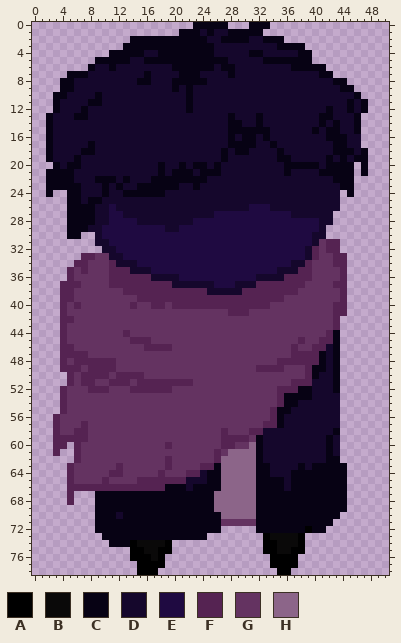
One commit to this sprite sheet: Sprites/Character/squash and stretch/sprite_1.png. The picture above is the old version.
The file is 51x79 pixels. Colours within 5 levels of each other are drawn and written as one.
Palette (. is transparent): A #000000  B #0a0909  C #070214  D #15072c  E #1f0a41  F #552352  G #643361  H #8c6589
The same view after the edit:
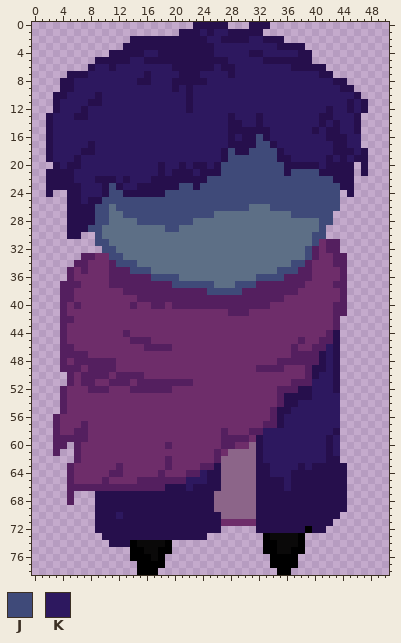
Colours new in this view: J #3f4a79  K #2d185f
From old to new:
colour C: #070214 -> #260f4c
colour E: #1f0a41 -> #5d6f86
colour F: #552352 -> #541f5f
colour G: #643361 -> #6e2d6a
y 1: x 24 D -> K; x 26..27 DD -> KK
y 2: x 25..26 DD -> KK; x 31..32 DD -> KK
y 3: x 26..34 DDDDDDDDD -> KKKKKKKKK
y 4: x 16..17 DD -> KK; x 26..30 DDDDD -> KKKKK; x 33..37 DDDDD -> KKKKK
y 5: x 14..15 DD -> KK; x 28..32 DDDDD -> KKKKK
y 6: x 9..10 DD -> KK; x 12..19 DDDDDDDD -> KKKKKKKK; x 26 D -> K; x 29..36 DDDDDDDD -> KKKKKKKK
y 7: x 8..15 DDDDDDDD -> KKKKKKKK; x 17..20 DDDD -> KKKK; x 24..27 DDDD -> KKKK; x 29..40 DDDDDDDDDDDD -> KKKKKKKKKKKK
y 8: x 6..14 DDDDDDDDD -> KKKKKKKKK; x 17..19 DDD -> KKK; x 25..42 DDDDDDDDDDDDDDDDDD -> KKKKKKKKKKKKKKKKKK
y 9: x 6..19 DDDDDDDDDDDDDD -> KKKKKKKKKKKKKK; x 21 D -> K; x 23..43 DDDDDDDDDDDDDDDDDDDDD -> KKKKKKKKKKKKKKKKKKKKK
y 10: x 5..8 DDDD -> KKKK; x 10..21 DDDDDDDDDDDD -> KKKKKKKKKKKK; x 23..45 DDDDDDDDDDDDDDDDDDDDDDD -> KKKKKKKKKKKKKKKKKKKKKKK
y 11: x 4..7 DDDD -> KKKK; x 10..21 DDDDDDDDDDDD -> KKKKKKKKKKKK; x 23..44 DDDDDDDDDDDDDDDDDDDDDD -> KKKKKKKKKKKKKKKKKKKKKK; x 46 D -> K
y 12: x 4..6 DDD -> KKK; x 8..21 DDDDDDDDDDDDDD -> KKKKKKKKKKKKKK; x 23..41 DDDDDDDDDDDDDDDDDDD -> KKKKKKKKKKKKKKKKKKK; x 43..44 DD -> KK; x 46 D -> K
y 13: x 3..5 DDD -> KKK; x 8..27 DDDDDDDDDDDDDDDDDDDD -> KKKKKKKKKKKKKKKKKKKK; x 29..31 DDD -> KKK; x 33..40 DDDDDDDD -> KKKKKKKK; x 43..45 DDD -> KKK
y 14: x 3..27 DDDDDDDDDDDDDDDDDDDDDDDDD -> KKKKKKKKKKKKKKKKKKKKKKKKK; x 30..31 DD -> KK; x 33..40 DDDDDDDD -> KKKKKKKK; x 42 D -> K; x 44..45 DD -> KK
y 15: x 3..27 DDDDDDDDDDDDDDDDDDDDDDDDD -> KKKKKKKKKKKKKKKKKKKKKKKKK; x 34..39 DDDDDD -> KKKKKK; x 41 D -> K; x 44..45 DD -> KK
y 16: x 3..27 DDDDDDDDDDDDDDDDDDDDDDDDD -> KKKKKKKKKKKKKKKKKKKKKKKKK; x 29 D -> K; x 32 D -> J; x 34..41 DDDDDDDD -> KKKKKKKK; x 45..46 DD -> KK
y 17: x 3..7 DDDDD -> KKKKK; x 9..27 DDDDDDDDDDDDDDDDDDD -> KKKKKKKKKKKKKKKKKKK; x 32..33 DD -> JJ; x 35..42 DDDDDDDD -> KKKKKKKK; x 45..46 DD -> KK
y 18: x 3..6 DDDD -> KKKK; x 9..26 DDDDDDDDDDDDDDDDDD -> KKKKKKKKKKKKKKKKKK; x 28 D -> J; x 31..34 DDDD -> JJJJ; x 36..42 DDDDDDD -> KKKKKKK; x 46 D -> K
y 19: x 3..5 DDD -> KKK; x 7..26 DDDDDDDDDDDDDDDDDDDD -> KKKKKKKKKKKKKKKKKKKK; x 28..34 DDDDDDD -> JJJJJJJ; x 37..41 DDDDD -> KKKKK; x 43 D -> K; x 45 D -> K
y 20: x 4 D -> K; x 7..17 DDDDDDDDDDD -> KKKKKKKKKKK; x 19..20 DD -> KK; x 22 D -> K; x 25 D -> K; x 27..35 DDDDDDDDD -> JJJJJJJJJ; x 41 D -> K
y 21: x 6..17 DDDDDDDDDDDD -> KKKKKKKKKKKK; x 19 D -> K; x 23 D -> K; x 27..35 DDDDDDDDD -> JJJJJJJJJ; x 37..40 DDDD -> JJJJ
y 22: x 6..8 DDD -> KKK; x 12 D -> K; x 14..16 DDD -> KKK; x 25..42 DDDDDDDDDDDDDDDDDD -> JJJJJJJJJJJJJJJJJJ
y 23: x 7..9 DDD -> KKK; x 11 D -> J; x 13..14 DD -> KK; x 21..22 DD -> JJ; x 24..43 DDDDDDDDDDDDDDDDDDDD -> JJJJJJJJJJJJJJJJJJJJ
y 24: x 7..9 DDD -> KKK; x 11..12 DD -> JJ; x 19..43 DDDDDDDDDDDDDDDDDDDDDDDDD -> JJJJJJJJJJJJJJJJJJJJJJJJJ
y 25: x 7 D -> K; x 10..43 DDDDDDDDDDDDDDDDDDDDDDDDDDDDDDDDDD -> JJJJJJJJJJJJJJJJJJJJJJJJJJJJJJJJJJ
y 26: x 9..10 DD -> JJ; x 12..30 DDDDDDDDDDDDDDDDDDD -> JJJJJJJJJJJJJJJJJJJ; x 34..43 DDDDDDDDDD -> JJJJJJJJJJ
y 27: x 9..10 DD -> JJ; x 13..25 DDDDDDDDDDDDD -> JJJJJJJJJJJJJ; x 37..42 DDDDDD -> JJJJJJ
y 28: x 9..10 DD -> JJ; x 15..22 DDDDDDDD -> JJJJJJJJ; x 41..42 DD -> JJ
y 29: x 8..9 DD -> JJ; x 19..20 DD -> JJ; x 41 D -> J
y 30: x 9 D -> J; x 40..41 DD -> JJ
y 31: x 9..10 DD -> JJ; x 40 D -> J
y 32: x 10..11 DD -> JJ; x 39 D -> J
y 33: x 11..12 DD -> JJ; x 39 D -> J
y 34: x 12..14 DDD -> JJJ; x 37..38 DD -> JJ
y 35: x 14..16 DDD -> JJJ; x 35..37 DDD -> JJJ
y 36: x 17..20 DDDD -> JJJJ; x 32..35 DDDD -> JJJJ
y 37: x 20..25 DDDDDD -> JJJJJJ; x 29..31 DDD -> JJJ
y 38: x 25..29 DDDDD -> JJJJJ
y 46..49: x 42 D -> K
y 50: x 41..42 DD -> KK
y 51..52: x 40..42 DDD -> KKK
y 53: x 40..43 DDDD -> KKKK
y 54: x 38..43 DDDDDD -> KKKKKK
y 55: x 37..43 DDDDDDD -> KKKKKKK
y 56..57: x 36..43 DDDDDDDD -> KKKKKKKK
y 58: x 33..42 DDDDDDDDDD -> KKKKKKKKKK
y 59..61: x 33..41 DDDDDDDDD -> KKKKKKKKK; x 43 D -> K
y 62: x 33..41 DDDDDDDDD -> KKKKKKKKK
y 63: x 34..37 DDDD -> KKKK; x 39 D -> K
y 64: x 24 D -> K; x 34..36 DDD -> KKK
y 65: x 22..24 DDD -> KKK; x 36 D -> K
y 66: x 22 D -> K; x 36 D -> K
y 70: x 12 D -> K
